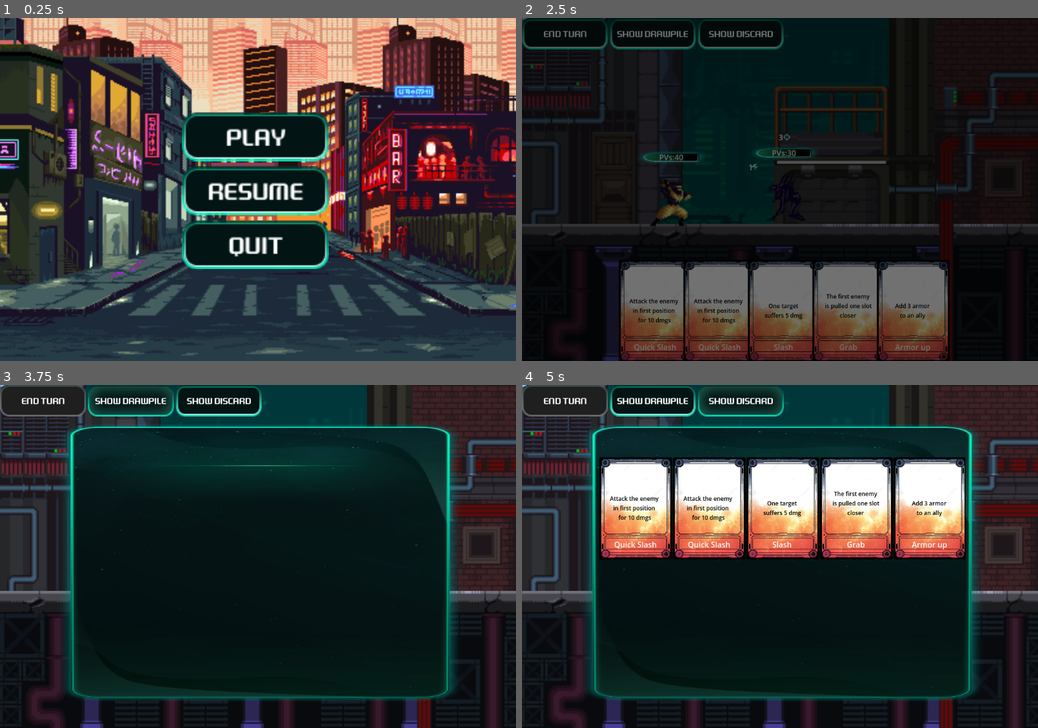
Above: before the commit, frames 1-4 (two rows, left to right).
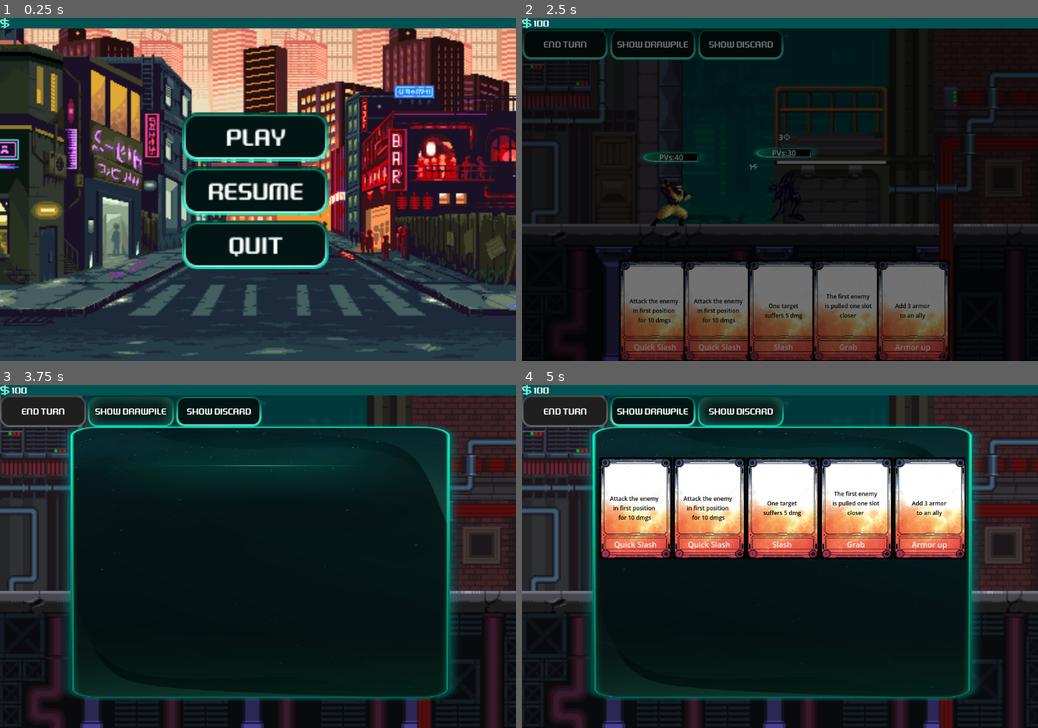
Above: after the commit, the same moments.

Repository: Azhrilla/SlayTheDungeon
Game: Godot game, scene res://UI/main_menu.tscn
The game is run twice, just before and just after one commit, with the same random seed, the same clock (stepped at 60 frames per second) and the same inputs.
Inputs:
- Up to frame 1 (0.25 s): no input
- Up to frame 2 (2.5 s): click "Resume" at 0.5 s; click "Continue" at 1.25 s; click "Continue" at 2 s
- Up to frame 3 (3.75 s): click "End Turn" at 2.75 s; click "Show DrawPile" at 3.5 s
- Up to frame 4 (5 s): click "Show Discard" at 4.25 s

The runs differ from the first frame. In frame 1, 3.2% of the frame differs, in the area x 0-100%, y 0-4%; in frame 2, 5.0%; in frame 3, 5.7%, in the area x 0-100%, y 0-13%; in frame 4, 5.5%.

Commit message:
Added dollars
_ added global UI
_ added dollars & costs
_ added dollar loot to loot screen

Diff:
--- a/Game/game_state.gd
+++ b/Game/game_state.gd
@@ -3,4 +3,9 @@
 var m_hero:Hero = null
 var m_cards:Array[String] = ["QuickSlash","QuickSlash","QuickSlash","Slash","Slash","Grab","Grab","Defense","Defense","Defense"]
 var m_currentLevel:levelInfos = null
-var m_currentDollars:int = 100
+var m_currentDollars:int:
+	set = setDollars
+
+func setDollars(_value:int)->void:
+	UIGlobal.setDollars(_value)
+	m_currentDollars = _value
--- a/Interludes/act_1_bloc_1_scene_3.gd
+++ b/Interludes/act_1_bloc_1_scene_3.gd
@@ -1,12 +1,23 @@
 extends Control
+
+var m_costRemove = 100
+var m_costChip = 100
+
+func _ready() -> void:
+	if GpState.m_currentDollars < m_costChip:
+		$TextureRect2/ChipButton.disabled = true
+	if GpState.m_currentDollars < m_costRemove:
+		$TextureRect2/RemoveCardButton.disabled = true
 
 func _on_button_next_pressed() -> void:
 	TransitionLayer.goToNextLevel()
 
 func _on_remove_card_button_pressed() -> void:
+	GpState.m_currentDollars-=m_costRemove
 	TransitionLayer.switchLevel(Globals.m_removeCardLevel)
 
 func _on_chip_button_pressed() -> void:
+	GpState.m_currentDollars-=m_costChip
 	var newChip = ChipFactory.createChip(Globals.m_basicChipList.pick_random())
 	GpState.m_hero.addChip(newChip)
 	TransitionLayer.goToNextLevel()
--- a/UI/add_card_menu.gd
+++ b/UI/add_card_menu.gd
@@ -9,6 +9,8 @@
 func _ready() -> void:
 	if GpState.m_currentLevel.m_lootDollars > 0:
 		GpState.m_currentDollars += GpState.m_currentLevel.m_lootDollars
+		var text = "You found {dolls} dollars and can add a new card.".format({"dolls": str(GpState.m_currentLevel.m_lootDollars)})
+		$BackGround/TextureRect/VBoxContainer/Label.text = text
 	GpState.m_currentLevel.m_goToLoot = false
 
 func setUpLevel():
--- a/UI/main_menu.gd
+++ b/UI/main_menu.gd
@@ -5,7 +5,7 @@
 func _on_start_game_button_pressed() -> void:
 	GpState.m_hero = heroScene.instantiate()
 	TransitionLayer.goToNextLevel()
-
+	GpState.m_currentDollars = 100
 
 func _on_quit_button_pressed() -> void:
 	get_tree().quit()
--- a/UI/ui_level.tscn
+++ b/UI/ui_level.tscn
@@ -28,6 +28,9 @@
 grow_vertical = 0
 
 [node name="HBoxContainer" type="HBoxContainer" parent="."]
+anchors_preset = -1
+anchor_top = 0.03
+anchor_bottom = 0.03
 offset_right = 683.0
 offset_bottom = 66.0
 
--- /dev/null
+++ b/UI/ui_permanente.gd
@@ -0,0 +1,6 @@
+extends CanvasLayer
+
+
+
+func setDollars(_value:int)->void:
+	$Control/TextureRect/HBoxContainer/Dollars.text = str(_value)
--- /dev/null
+++ b/UI/ui_permanente.tscn
@@ -0,0 +1,43 @@
+[gd_scene load_steps=4 format=3 uid="uid://oybw44p6yimk"]
+
+[ext_resource type="Script" uid="uid://4jxt3g73sq6d" path="res://UI/ui_permanente.gd" id="1_0rej5"]
+[ext_resource type="Texture2D" uid="uid://cp34pqax3gwpt" path="res://Graphics/UI/Icons/dolls.png" id="1_kt0tm"]
+[ext_resource type="Theme" uid="uid://cd80bws3txap5" path="res://UI/ui_theme.tres" id="3_8in8q"]
+
+[node name="UI_permanente" type="CanvasLayer"]
+script = ExtResource("1_0rej5")
+
+[node name="Control" type="Control" parent="."]
+layout_mode = 3
+anchor_right = 1.0
+anchor_bottom = 0.03
+grow_horizontal = 2
+
+[node name="TextureRect" type="ColorRect" parent="Control"]
+layout_mode = 1
+anchors_preset = 15
+anchor_right = 1.0
+anchor_bottom = 1.0
+grow_horizontal = 2
+grow_vertical = 2
+color = Color(0, 0.3256194, 0.32589918, 1)
+
+[node name="HBoxContainer" type="HBoxContainer" parent="Control/TextureRect"]
+custom_minimum_size = Vector2(20, 20)
+layout_mode = 1
+anchors_preset = 15
+anchor_right = 1.0
+anchor_bottom = 1.0
+grow_horizontal = 2
+grow_vertical = 2
+
+[node name="TextureRect" type="TextureRect" parent="Control/TextureRect/HBoxContainer"]
+custom_minimum_size = Vector2(20, 20)
+layout_mode = 2
+texture = ExtResource("1_kt0tm")
+expand_mode = 1
+
+[node name="Dollars" type="Label" parent="Control/TextureRect/HBoxContainer"]
+custom_minimum_size = Vector2(20, 20)
+layout_mode = 2
+theme = ExtResource("3_8in8q")
--- a/globals.gd
+++ b/globals.gd
@@ -29,7 +29,7 @@
 
 	var combat1 = levelInfos.new()
 	combat1.m_lvlFile = m_playLevel
-	combat1.m_enemies.append_array(["Flame"]) #,"Flame","Flame"
+	combat1.m_enemies.append_array(["Flame"])#,"Flame","Flame"
 	combat1.m_lootDollars = 100
 	combat1.m_lootCardQuality = Globals.cardQuality.NORMAL
 	combat1.m_goToLoot = true
@@ -49,11 +49,14 @@
 	combat3.m_enemies.append("Sniper")
 	combat3.m_goToLoot = true
 
+	var victory = levelInfos.new()
+	victory.m_lvlFile = Globals.m_victoryLevel
+
 	mainMenu.m_nextLevel = interlude1
 	interlude1.m_nextLevel = interlude2
 	interlude2.m_nextLevel = combat1
 	combat1.m_nextLevel = interlude3
 	interlude3.m_nextLevel = combat2
 	combat2.m_nextLevel = combat3
-
+	combat3.m_nextLevel = victory
 	GpState.m_currentLevel = mainMenu
--- a/project.godot
+++ b/project.godot
@@ -20,6 +20,7 @@
 Globals="*res://globals.gd"
 TransitionLayer="*res://UI/transition_layer.tscn"
 GpState="*res://Game/game_state.gd"
+UIGlobal="*res://UI/ui_permanente.tscn"
 
 [display]
 
Binary file added: Graphics/UI/Icons/dolls.png
Not shown, added: Graphics/UI/Icons/dolls.png.import
Not shown, added: UI/ui_permanente.gd.uid
Not shown, added: UI/add_card_menu.tscn23470155772.tmp
Not shown, added: UI/add_card_menu.tscn23531606672.tmp
Not shown, added: UI/add_card_menu.tscn23538922524.tmp
Not shown, added: UI/add_card_menu.tscn23546230415.tmp
